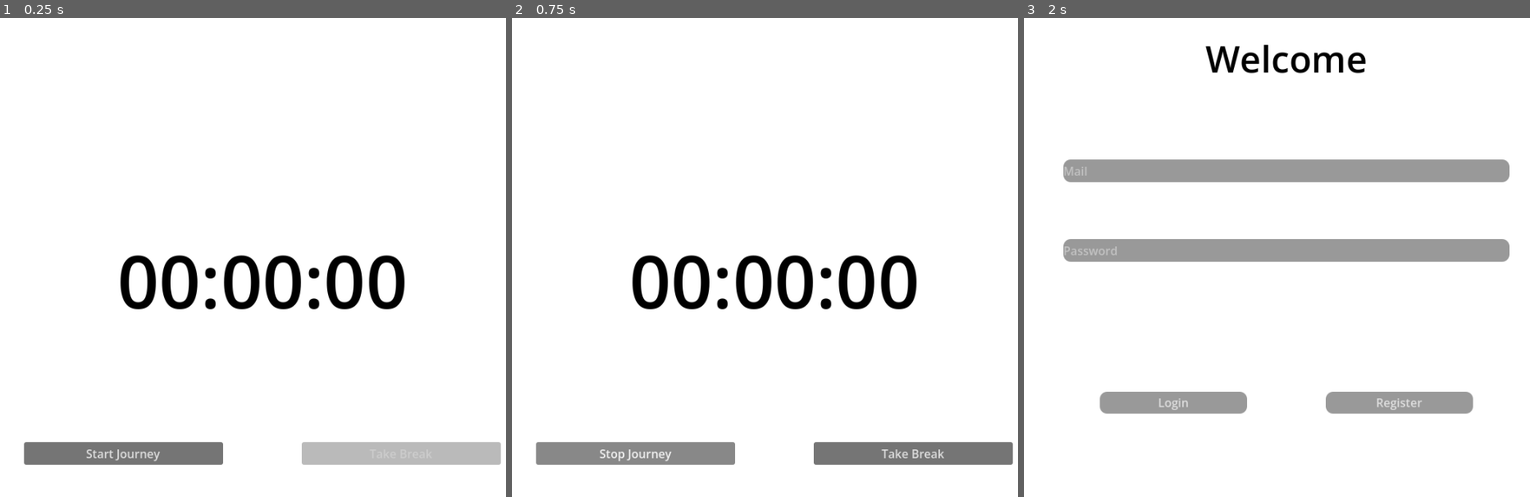
Above: before the commit, frames 1-3 (left to right).
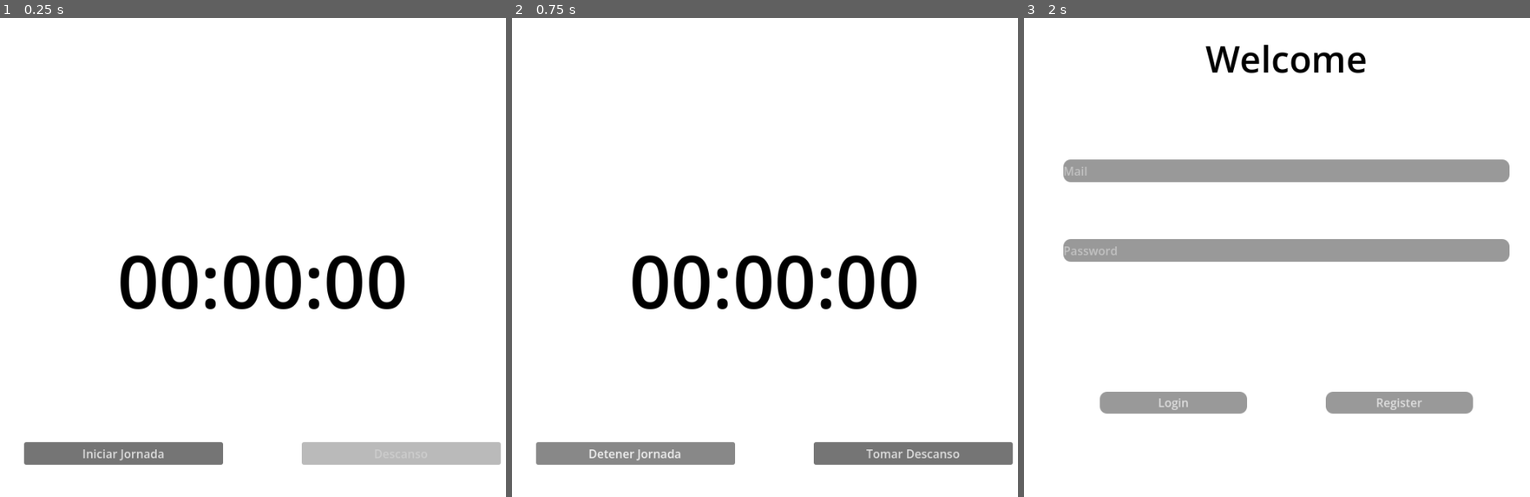
Above: after the commit, the same moments.

Repository: iaFonso2025/day-control
Game: Godot game, scene res://scenes/AppInterface.tscn
The game is run twice, just before and just after one commit, with the same random seed, the same clock (stepped at 60 frames per second) and the same inputs. This scene is started directly instead of the project's main scene. Sound files missing from this copy of the repository are replaced by a short silence.
Inputs:
- Up to frame 1 (0.25 s): no input
- Up to frame 2 (0.75 s): click "Start Journey" (after the commit: "Iniciar Jornada") at 0.5 s
- Up to frame 3 (2 s): click "Stop Journey" (after the commit: "Detener Jornada") at 1.25 s

The runs differ from the first frame. In frame 1, 0.2% of the frame differs, in the area x 16-33%, y 90-93%; in frame 2, 0.4%, in the area x 15-89%, y 90-93%; in frame 3, nothing differs.

Commit message:
Comment all script and adding alarm sound

Diff:
--- a/day-control/scenes/AppInterface.tscn
+++ b/day-control/scenes/AppInterface.tscn
@@ -1,6 +1,7 @@
 [gd_scene format=3 uid="uid://c65qaeb4qcwhk"]
 
 [ext_resource type="Script" uid="uid://dpv81pvy7770e" path="res://scripts/app_interface.gd" id="1_fmfq2"]
+[ext_resource type="AudioStream" uid="uid://bt7ld1drhs1c3" path="res://sound/alarm.mp3" id="2_3i7o8"]
 
 [sub_resource type="StyleBoxEmpty" id="StyleBoxEmpty_j5q87"]
 
@@ -108,3 +109,5 @@
 theme_override_styles/separator = SubResource("StyleBoxEmpty_5jiu2")
 
 [node name="AudioStreamPlayer2D" type="AudioStreamPlayer2D" parent="." unique_id=1618994530]
+unique_name_in_owner = true
+stream = ExtResource("2_3i7o8")
--- a/day-control/scripts/app_interface.gd
+++ b/day-control/scripts/app_interface.gd
@@ -1,85 +1,144 @@
 extends Control
 
+# Application States: IDLE (Stopped), WORKING (Counting time), BREAK (Pause)
 enum State { IDLE, WORKING, BREAK }
 var current_state = State.IDLE
 
+# Time variables
 var work_seconds: float = 0.0
-var break_seconds_left: float = 15 * 60.0
+var break_seconds_left: float = 0.12 * 60.0 # Converted to seconds
+var alarm_played: bool = false
 
+# Control to allow only one break per work session
+var break_already_used: bool = false
+
+# UI References using Scene Unique Names (%)
 @onready var work_button = %WorkButton
 @onready var break_button = %BreakButton
 @onready var main_timer_label = %MainTimerLabel
 @onready var header_label = %HeaderLabel
+@onready var audio_player = %AudioStreamPlayer2D
 
 func _ready():
+	# Connect button clicks and audio signals to their functions
 	work_button.pressed.connect(_on_work_button_pressed)
 	break_button.pressed.connect(_on_break_button_pressed)
+	audio_player.finished.connect(_on_audio_finished)
+
+	# Load user data and initialize the screen
 	setup_user_info()
 	update_main_timer(0)
 
-	work_button.text = "Start Journey"
-	break_button.text = "Take Break"
+	work_button.text = "Iniciar Jornada"
+	break_button.text = "Descanso"
 	break_button.disabled = true
 
 func setup_user_info():
+	# Get the logged-in user from the Global Manager
 	var email = Manager.current_user_email
 	if Manager.users.has(email):
 		var user_data = Manager.users[email]
-		var user_name = user_data.get("name", "User")
-		var weekly_total = user_data.get("weekly_seconds", 0.0)
-
-		# Actualizar el saludo arriba a la izquierda
-		header_label.text = "                                             Hola " + user_name + ", llevas " + format_time_short(weekly_total) + " horas semanales"
+		var user_name = user_data.get("name", "Usuario")
+		var total_acumulado = user_data.get("weekly_seconds", 0.0)
+		# Display the personalized greeting and total weekly hours
+		header_label.text = "                                 Hola " + user_name + ", llevas " + format_time_short(total_acumulado) + " horas semanales"
 
 func _process(delta):
-	if current_state == State.WORKING:
-		work_seconds += delta
-		update_main_timer(work_seconds)
-	elif current_state == State.BREAK:
-		break_seconds_left -= delta
-		update_main_timer(break_seconds_left)
-		if break_seconds_left <= 0:
-			current_state = State.IDLE
-			main_timer_label.text = "00:00:00"
+	# This runs every frame to update the active timer
+	match current_state:
+		State.WORKING:
+			work_seconds += delta
+			update_main_timer(work_seconds)
+
+		State.BREAK:
+			break_seconds_left -= delta
+			update_main_timer(break_seconds_left)
+
+			# Check if break time is over
+			if break_seconds_left <= 0:
+				break_seconds_left = 0
+				update_main_timer(0)
+				if not alarm_played:
+					_start_alarm_sequence()
+
+func _start_alarm_sequence():
+	# Stop everything and play the 4-second alarm
+	alarm_played = true
+	current_state = State.IDLE
+	audio_player.play()
+
+	# Mark the break as used so it can't be clicked again
+	break_already_used = true
+	break_button.disabled = true
+	break_button.text = "Descanso Agotado"
+
+func _on_audio_finished():
+	# When the sound ends, automatically resume the work timer
+	current_state = State.WORKING
+	alarm_played = false
+
+	work_button.text = "Detener Jornada"
+	work_button.disabled = false
+
+	# Ensure the break button stays disabled
+	break_button.disabled = true
+	break_button.text = "Descanso Agotado"
 
 func _on_work_button_pressed():
 	if current_state == State.IDLE:
+		# Start the session
 		current_state = State.WORKING
-		work_button.text = "Stop Journey"
-		break_button.disabled = false
+		work_button.text = "Detener Jornada"
+
+		# Only enable break if it hasn't been used before in this session
+		if not break_already_used:
+			break_button.disabled = false
+			break_button.text = "Tomar Descanso"
+		else:
+			break_button.disabled = true
+			break_button.text = "Descanso Agotado"
 	else:
+		# If already working, save data and quit
 		save_and_exit()
 
 func _on_break_button_pressed():
-	if current_state == State.WORKING:
+	if current_state == State.WORKING and not break_already_used:
+		# Switch from work to break
 		current_state = State.BREAK
-		break_button.text = "Resume Work"
+		break_button.text = "Reanudar"
 		work_button.disabled = true
 	elif current_state == State.BREAK:
+		# Manual resume before the timer hits zero
 		current_state = State.WORKING
-		break_button.text = "Take Break"
+		break_button.text = "Tomar Descanso"
 		work_button.disabled = false
 
-func update_main_timer(val):
-	main_timer_label.text = format_time_full(val)
+func update_main_timer(time_val):
+	# Update the big timer on screen
+	main_timer_label.text = format_time_full(time_val)
 
 func format_time_full(total_seconds):
+	# Format to HH:MM:SS
 	var hours = int(total_seconds) / 3600
 	var minutes = (int(total_seconds) % 3600) / 60
 	var seconds = int(total_seconds) % 60
 	return "%02d:%02d:%02d" % [hours, minutes, seconds]
 
 func format_time_short(total_seconds):
+	# Format to HH:MM for the header
 	var hours = int(total_seconds) / 3600
 	var minutes = (int(total_seconds) % 3600) / 60
 	return "%02d:%02d" % [hours, minutes]
 
 func save_and_exit():
+	# Update the JSON database before closing the app
 	var email = Manager.current_user_email
 	if Manager.users.has(email):
-		# SUMA CORRECTA: tiempo que ya había + tiempo de ahora
+		# Accumulate the seconds worked in this session to the total
 		Manager.users[email]["weekly_seconds"] += work_seconds
+		# Save current week ID for the Sunday reset logic
 		Manager.users[email]["last_week_id"] = Manager.get_week_id()
 		Manager.save_to_json()
 
+	# Go back to the login screen
 	get_tree().change_scene_to_file("res://scenes/Main.tscn")
--- a/day-control/scripts/main.gd
+++ b/day-control/scripts/main.gd
@@ -1,46 +1,52 @@
 extends Control
 
+# UI References - Using % to find nodes easily in the scene
 @onready var email_input = %EmailInput
 @onready var pass_input = %PassInput
-@onready var error_label = %ErrorLabel # Referencia al nuevo Label
+@onready var error_label = %ErrorLabel
 
 func _ready():
-	# Conexión de botones
+	# Connect the buttons to their functions when the game starts
 	%LoginButton.pressed.connect(_on_login_pressed)
 	%RegisterButton.pressed.connect(_on_to_register_pressed)
 
-	# Limpiamos el error al arrancar
+	# Make sure the error message is empty at the beginning
 	error_label.text = ""
 
 func _on_login_pressed():
+	# Get the text that the user typed
 	var email = email_input.text
 	var password_typed = pass_input.text
 
-	# Reset del mensaje de error cada vez que pulsamos
+	# Clear the error label every time we try to log in
 	error_label.text = ""
 
-	# 1. Comprobamos si el usuario existe
+	# 1. Check if the user exists in our database (Manager dictionary)
 	if Manager.users.has(email):
-		# 2. Hasheamos la contraseña escrita para compararla
+
+		# 2. Encrypt the typed password to compare it safely
+		# We compare hashes, not the actual plain text
 		var hashed_typed = Manager.hash_password(password_typed)
 		var stored_hash = Manager.users[email]["password"]
 
+		# 3. Check if the passwords match
 		if stored_hash == hashed_typed:
-			# LOGIN ÉXITO
+			# If everything is okay, save the email and go to the app
 			Manager.current_user_email = email
 			get_tree().change_scene_to_file("res://scenes/AppInterface.tscn")
 		else:
-			# ERROR: Contraseña mal
+			# Wrong password case
 			show_error("Contraseña incorrecta")
 	else:
-		# ERROR: Correo no existe
+		# Email not found case
 		show_error("El usuario no existe")
 
+# Function to show errors in red and reset the inputs
 func show_error(msg: String):
 	error_label.text = msg
-	# Opcional: limpiar los campos cuando hay error
 	email_input.text = ""
 	pass_input.text = ""
 
+# Go to the register screen
 func _on_to_register_pressed():
 	get_tree().change_scene_to_file("res://scenes/Register.tscn")
--- a/day-control/scripts/manager.gd
+++ b/day-control/scripts/manager.gd
@@ -1,59 +1,71 @@
 extends Node
 
+# File path where the user data is stored on the device
 const SAVE_PATH = "user://database.json"
+
+# Global variables: the users dictionary and the current session email
 var users = {}
 var current_user_email = ""
 
 func _ready():
+	# Load existing data as soon as the app starts
 	load_from_json()
 
 func save_to_json():
+	# Open the file for writing
 	var file = FileAccess.open(SAVE_PATH, FileAccess.WRITE)
 	if file:
+		# Convert the dictionary to a JSON string and save it
 		var json_data = JSON.stringify(users)
 		file.store_string(json_data)
 		file.close()
 
 func load_from_json():
+	# Check if the file exists before trying to read it
 	if not FileAccess.file_exists(SAVE_PATH): return
+
 	var file = FileAccess.open(SAVE_PATH, FileAccess.READ)
 	if file:
 		var content = file.get_as_text()
 		var json = JSON.new()
+		# Parse the JSON string back into the 'users' dictionary
 		if json.parse(content) == OK:
 			users = json.data
-			check_weekly_reset() # Comprobar reinicio al cargar
+			# Every time we load, we check if it's a new week to reset hours
+			check_weekly_reset()
 		file.close()
 
-# Calcula el número de semana único (ID de semana)
+# Generates a unique ID for the current week based on Unix time
 func get_week_id():
 	var unix_time = Time.get_unix_time_from_system()
-	# 604800 son los segundos de una semana.
-	# Al dividir, obtenemos un número que cambia cada lunes a las 00:00
+	# 604800 is the number of seconds in one week
+	# We subtract an offset to align the reset with Sunday night/Monday morning
 	return int((unix_time - 345600) / 604800)
 
 func check_weekly_reset():
 	var current_week = get_week_id()
 	var changed = false
 
+	# Loop through every user in the database
 	for email in users:
-		# Si la semana guardada es vieja o no existe, resetear
+		# If the stored week ID is different from current week, reset their time
 		if not users[email].has("last_week_id") or users[email]["last_week_id"] != current_week:
 			users[email]["weekly_seconds"] = 0.0
 			users[email]["last_week_id"] = current_week
 			changed = true
 
+	# If any user was reset, save the changes to the file immediately
 	if changed:
 		save_to_json()
 
-# Función para convertir texto plano en un Hash irreconocible
+# Security: Convert plain text password into a SHA-256 Hash
 func hash_password(password: String) -> String:
 	return password.sha256_text()
 
-# Actualizamos la función de añadir usuario para que guarde el HASH
+# Create a new user entry with encrypted password and default values
 func add_new_user(email, password, name, company):
 	users[email] = {
-		"password": hash_password(password), # <--- Guardamos el hash, no la clave real
+		"password": hash_password(password), # Store the hash, never the real password
 		"name": name,
 		"company": company,
 		"weekly_seconds": 0.0,
--- a/day-control/scripts/register.gd
+++ b/day-control/scripts/register.gd
@@ -1,51 +1,65 @@
 extends Control
 
+# --- UI NODES ---
+# Getting references to input fields for user data
 @onready var email_field = %EmailInput
 @onready var name_field = %NameInput
 @onready var company_field = %CompanyInput
 @onready var pass_field = %PassInput
 
+# References to labels that will show specific error messages
 @onready var mail_error_label = %MailErrorLabel
 @onready var mail_used_error_label = %MailUsedErrorLabel
 @onready var pass_error_label = %PassErrorLabel
 
 func _ready():
+	# Connect buttons to their logic functions
 	%Submit.pressed.connect(_on_submit_pressed)
 	%Back.pressed.connect(_on_back_pressed)
+
+	# Start with a clean interface
 	hide_all_errors()
 
 func _on_submit_pressed():
 	var email = email_field.text
 	var password = pass_field.text
 
+	# Clear previous errors before validating again
 	hide_all_errors()
 
+	# 1. DOMAIN VALIDATION: Check for the specific school email domain
 	if not email.ends_with("@cadiz.salesianos.edu"):
 		mail_error_label.text = "Error: Use @cadiz.salesianos.edu"
 		clear_all_inputs()
 		return
 
+	# 2. DUPLICATE CHECK: Verify if the email already exists in the database
 	if Manager.users.has(email):
 		mail_used_error_label.text = "Error: Email already registered"
 		clear_all_inputs()
 		return
 
+	# 3. SECURITY POLICY: Force a minimum password length
 	if password.length() < 12:
 		pass_error_label.text = "Error: Password too short (min 12)"
 		clear_all_inputs()
 		return
 
+	# If all checks pass, register the user in the Global Manager and go back to Login
 	Manager.add_new_user(email, password, email_field.text, company_field.text)
 	get_tree().change_scene_to_file("res://scenes/Main.tscn")
 
 func _on_back_pressed():
+	# Navigation to return to the main login screen
 	get_tree().change_scene_to_file("res://scenes/Main.tscn")
 
 func clear_all_inputs():
+	# Helper to reset the form
 	email_field.text = ""
 	pass_field.text = ""
 
 func hide_all_errors():
+	# Resets all error messages to empty strings
 	mail_error_label.text = ""
 	mail_used_error_label.text = ""
 	pass_error_label.text = ""
Not shown, added: day-control/sound/alarm.mp3.import
Not shown, added: day-control/sound/alarm.mp3
